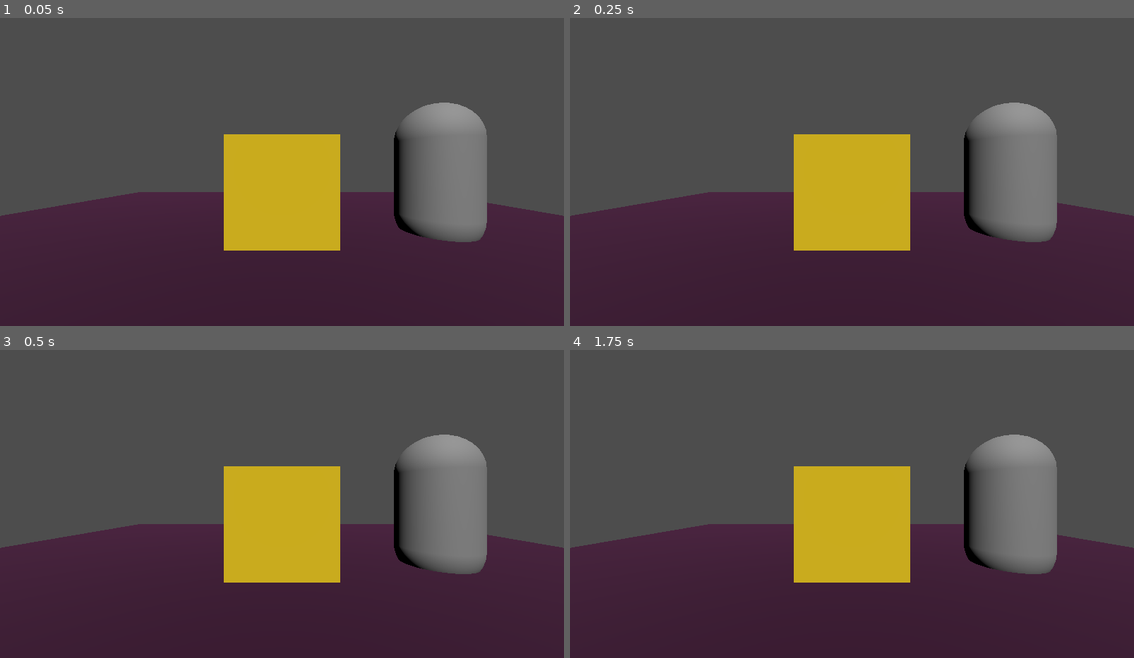
Above: before the commit, frames 1-4 (two rows, left to right).
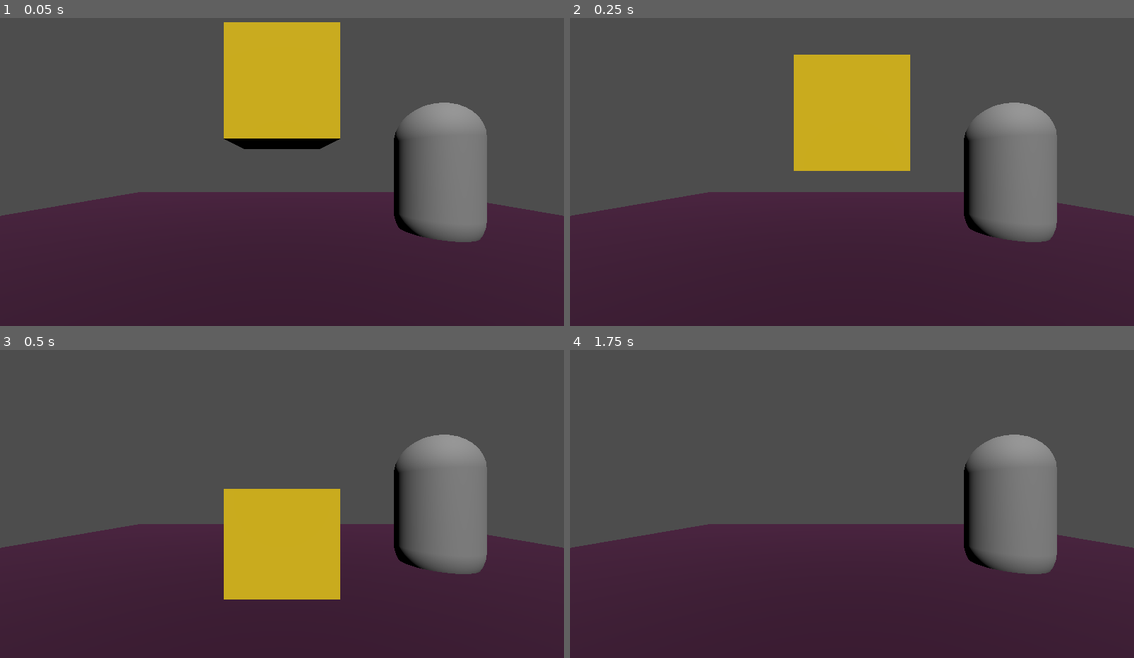
Above: after the commit, the same moments.

Repository: niksonleonard/the-delightful-letters-mess-game
Game: Godot game, scene res://main_scene.tscn
Two runs of this game, one before a commit and one after it. Both use one fixed random seed, a clock stepped at 60 frames per second and the inputs below.
Inputs:
- Up to frame 1 (0.05 s): no input
- Up to frame 2 (0.25 s): no input
- Up to frame 3 (0.5 s): no input
- Up to frame 4 (1.75 s): tap Enter at 1.25 s

The runs differ from the first frame. In frame 1, 15% of the frame differs, in the area x 39-61%, y 1-76%; in frame 2, 11%; in frame 3, 2.6%; in frame 4, 7.8%.

Commit message:
basic physics set

Diff:
--- a/main_scene.tscn
+++ b/main_scene.tscn
@@ -1,10 +1,6 @@
-[gd_scene load_steps=6 format=3 uid="uid://osh1ei3rs8g6"]
+[gd_scene load_steps=8 format=3 uid="uid://bgix46oh7dm3x"]
 
-[sub_resource type="StandardMaterial3D" id="StandardMaterial3D_plfij"]
-albedo_color = Color(0.937255, 0.796078, 0.0901961, 1)
-
-[sub_resource type="BoxMesh" id="BoxMesh_earnn"]
-material = SubResource("StandardMaterial3D_plfij")
+[sub_resource type="CapsuleMesh" id="CapsuleMesh_6rn0w"]
 
 [sub_resource type="StandardMaterial3D" id="StandardMaterial3D_vs0ir"]
 albedo_color = Color(0.227451, 0.0196078, 0.184314, 1)
@@ -13,13 +9,18 @@
 material = SubResource("StandardMaterial3D_vs0ir")
 size = Vector3(10, 0.2, 10)
 
-[sub_resource type="CapsuleMesh" id="CapsuleMesh_6rn0w"]
+[sub_resource type="BoxShape3D" id="BoxShape3D_jidap"]
+size = Vector3(9.83, 0.2, 10)
+
+[sub_resource type="StandardMaterial3D" id="StandardMaterial3D_plfij"]
+albedo_color = Color(0.937255, 0.796078, 0.0901961, 1)
+
+[sub_resource type="BoxMesh" id="BoxMesh_earnn"]
+material = SubResource("StandardMaterial3D_plfij")
+
+[sub_resource type="CylinderShape3D" id="CylinderShape3D_k3bgw"]
 
 [node name="MainScene" type="Node3D"]
-
-[node name="PlayerMesh" type="MeshInstance3D" parent="."]
-transform = Transform3D(1, 0, 0, 0, 1, 0, 0, 0, 1, 0, 0.742661, 0)
-mesh = SubResource("BoxMesh_earnn")
 
 [node name="Camera3D" type="Camera3D" parent="."]
 transform = Transform3D(1, 0, 0, 0, 1, 0, 0, 0, 1, 0, 0.954344, 2.2722)
@@ -27,9 +28,27 @@
 [node name="DirectionalLight3D" type="DirectionalLight3D" parent="."]
 transform = Transform3D(0.999989, -7.63694e-10, -0.00467747, 0.0034952, 0.664553, 0.747233, 0.00310842, -0.747242, 0.664545, 0, 1.78807, 3.33741)
 
-[node name="MeshInstance3D" type="MeshInstance3D" parent="."]
-mesh = SubResource("BoxMesh_uq56s")
-
 [node name="MeshInstance3D2" type="MeshInstance3D" parent="."]
 transform = Transform3D(1, 0, 0, 0, 1, 0, 0, 0, 1, 2.09187, 0.820663, -0.544885)
 mesh = SubResource("CapsuleMesh_6rn0w")
+
+[node name="Floor" type="StaticBody3D" parent="."]
+
+[node name="MeshInstance3D" type="MeshInstance3D" parent="Floor"]
+mesh = SubResource("BoxMesh_uq56s")
+skeleton = NodePath("../..")
+
+[node name="CollisionShape3D" type="CollisionShape3D" parent="Floor"]
+transform = Transform3D(1, 0, 0, 0, 1, 0, 0, 0, 1, 10.1597, 0, 0)
+shape = SubResource("BoxShape3D_jidap")
+
+[node name="Player" type="RigidBody3D" parent="."]
+transform = Transform3D(1, 0, 0, 0, 1, 0, 0, 0, 1, 0, 1.71188, 0)
+
+[node name="PlayerMesh" type="MeshInstance3D" parent="Player"]
+transform = Transform3D(1, 0, 0, 0, 1, 0, 0, 0, 1, 2.08165e-12, 2.08165e-12, 2.08165e-12)
+mesh = SubResource("BoxMesh_earnn")
+skeleton = NodePath("../..")
+
+[node name="CollisionShape3D" type="CollisionShape3D" parent="Player"]
+shape = SubResource("CylinderShape3D_k3bgw")
